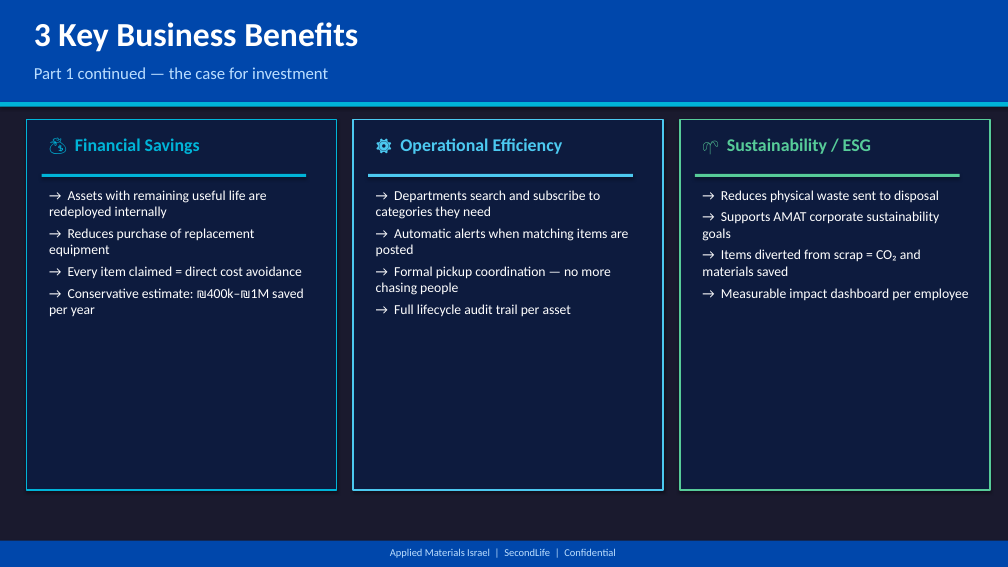
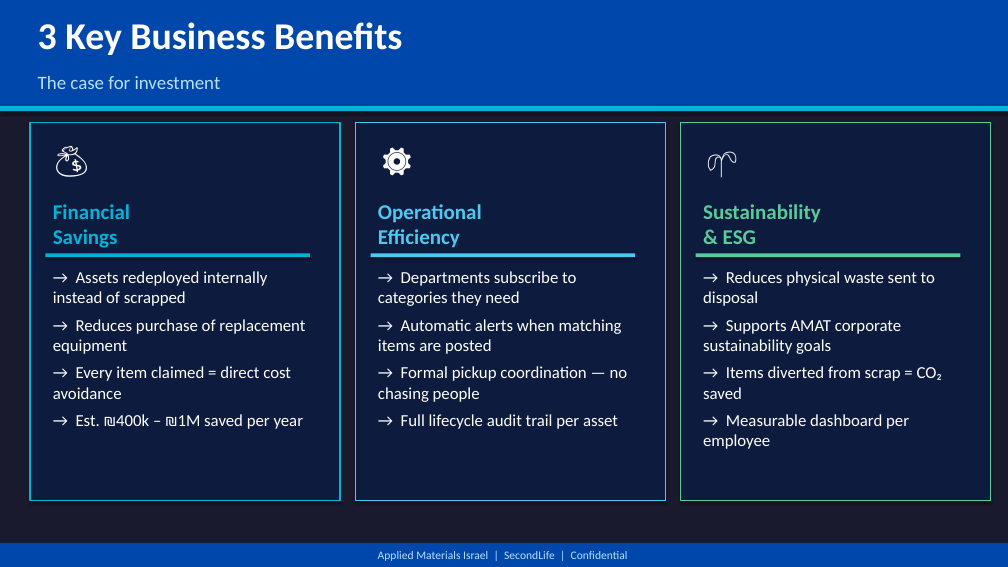
Before and after one commit to Ofekivri/MarketplaceAMAT, a slide deck: slide 5 of docs/SecondLife-IT-Presentation.pptx (slide 4 before the commit). Drawn at 1008x567 pixels with LibreOffice and Linux fonts; fonts in the diff are those of the drawing. Boxes give left, top, right and bottom in pixels: in the first picture for what was removed or moved away, otherwise in the second. Text is boxed around its words. In the diff, an @@ line names an element or a change of style, - is before the commit and + after.

```diff
--- a/docs/SecondLife-IT-Presentation.pptx
+++ b/docs/SecondLife-IT-Presentation.pptx
@@ rectangle resized from (x1=0, y1=0, x2=1008, y2=102) to (x1=0, y1=0, x2=1008, y2=106) @@
@@ text "3 Key Business Benefits" at (x1=38, y1=22, x2=402, y2=55): size 32 to 36 pt @@
@@ text at (x1=38, y1=76, x2=221, y2=89): text changed; size 16 to 18 pt @@
-Part 1 continued — the case for investment
+The case for investment
@@ rectangle moved from (x1=0, y1=102, x2=1008, y2=107) to (x1=0, y1=106, x2=1008, y2=111) @@
@@ rectangle resized from (x1=26, y1=119, x2=337, y2=490) to (x1=30, y1=123, x2=340, y2=501) @@
@@ text added at (x1=45, y1=135, x2=98, y2=199), 32 pt, text #FFFFFF @@
+💰
@@ rectangle resized from (x1=353, y1=119, x2=663, y2=490) to (x1=355, y1=123, x2=665, y2=501) @@
@@ text added at (x1=371, y1=135, x2=423, y2=199), 32 pt, text #FFFFFF @@
+⚙️
@@ rectangle resized from (x1=680, y1=119, x2=990, y2=490) to (x1=681, y1=123, x2=991, y2=501) @@
@@ text added at (x1=696, y1=135, x2=749, y2=199), 32 pt, text #FFFFFF @@
+🌱
@@ text at (x1=53, y1=204, x2=130, y2=248): text changed; size 17 to 20 pt @@
-💰 Financial Savings
+Financial
+Savings
@@ text at (x1=378, y1=204, x2=482, y2=248): text changed; size 17 to 20 pt @@
-⚙️ Operational Efficiency
+Operational
+Efficiency
@@ text at (x1=703, y1=204, x2=821, y2=244): text changed; size 17 to 20 pt @@
-🌱 Sustainability / ESG
+Sustainability
+& ESG
@@ text "→ Assets redeployed internally instead ..." moved from (x1=49, y1=190, x2=304, y2=317) to (x1=53, y1=271, x2=305, y2=429) @@
@@ rectangle moved from (x1=42, y1=174, x2=306, y2=177) to (x1=45, y1=253, x2=310, y2=257) @@
@@ text "→ Departments subscribe to categories ..." moved from (x1=376, y1=190, x2=629, y2=317) to (x1=378, y1=271, x2=628, y2=429) @@
@@ rectangle moved from (x1=368, y1=174, x2=633, y2=177) to (x1=371, y1=253, x2=635, y2=257) @@
@@ text "→ Reduces physical waste sent ..." moved from (x1=702, y1=190, x2=969, y2=301) to (x1=703, y1=271, x2=943, y2=449) @@
@@ rectangle moved from (x1=695, y1=174, x2=960, y2=177) to (x1=696, y1=253, x2=960, y2=257) @@
@@ text at (x1=53, y1=271, x2=267, y2=306): text changed; size 13 to 16 pt @@
-→ Assets with remaining useful life are redeployed internally
+→ Assets redeployed internally instead of scrapped
@@ text at (x1=378, y1=271, x2=576, y2=306): text changed; size 13 to 16 pt @@
-→ Departments search and subscribe to categories they need
+→ Departments subscribe to categories they need
@@ text at (x1=703, y1=271, x2=935, y2=354): size 13 to 16 pt in "→ Reduces physical waste sent to disposal", "→ Supports AMAT corporate sustainability goals"; more space between paragraphs @@
@@ text at (x1=53, y1=319, x2=305, y2=399): size 13 to 16 pt in "→ Reduces purchase of replacement equipment", "→ Every item claimed = direct cost ..."; more space between paragraphs @@
@@ text at (x1=378, y1=319, x2=622, y2=429): size 13 to 16 pt in "→ Automatic alerts when matching items are ...", "→ Full lifecycle audit trail per asset"; more space between paragraphs @@
@@ text at (x1=378, y1=366, x2=628, y2=402): text changed; size 13 to 16 pt @@
-→ Formal pickup coordination — no more chasing people
+→ Formal pickup coordination — no chasing people
@@ text at (x1=703, y1=366, x2=943, y2=449): text changed; size 13 to 16 pt @@
-→ Items diverted from scrap = CO₂ and materials saved
-→ Measurable impact dashboard per employee
+→ Items diverted from scrap = CO₂ saved
+→ Measurable dashboard per employee
@@ text at (x1=76, y1=414, x2=304, y2=429): text changed; size 13 to 16 pt @@
-→ Conservative estimate: ₪400k–₪1M saved per year
+→ Est. ₪400k – ₪1M saved per year
@@ text "Applied Materials Israel | SecondLife ..." at (x1=378, y1=551, x2=628, y2=561): size 10 to 11 pt @@
```
Also in this commit, not shown: 8 other slides changed, 4 slides added, 1 slide removed, 1 other file.
